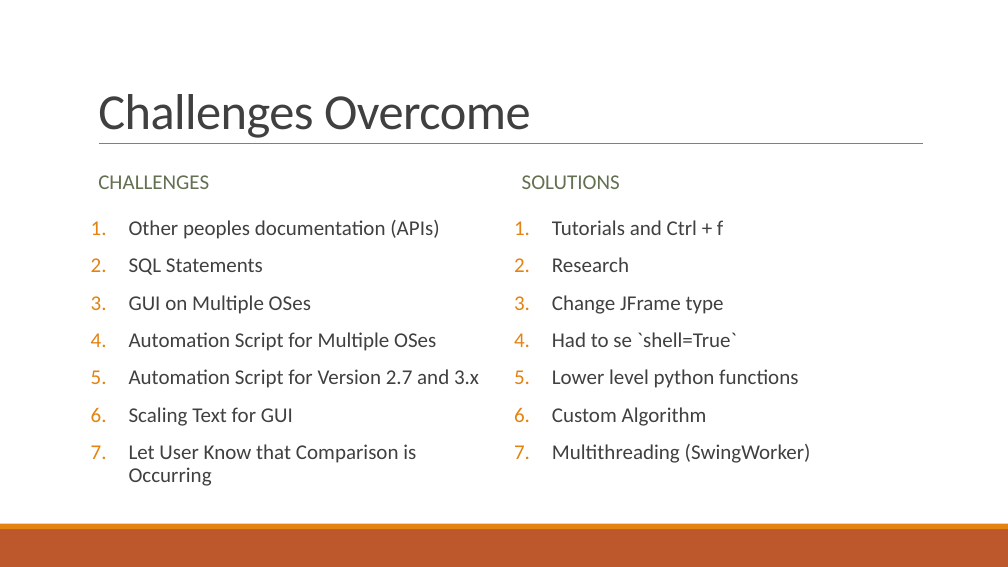
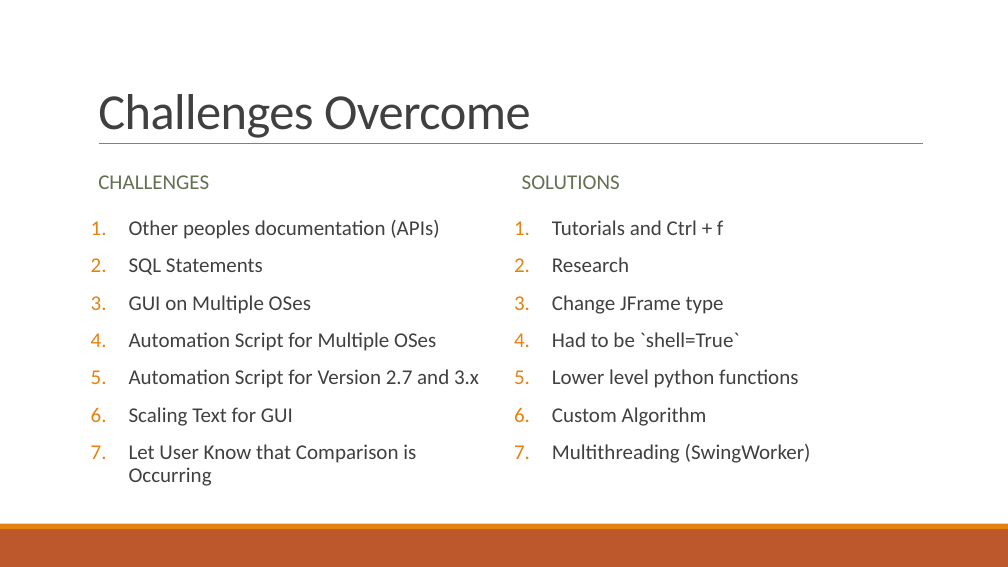
Before and after one commit to pjkaufman/Java_DiffChecker, a slide deck: slide 13 of UserGuides/DatabaseDifferenceCheckerDefense.pptx. Drawn at 1008x567 pixels with LibreOffice and Linux fonts; fonts in the diff are those of the drawing. Boxes give left, top, right and bottom in pixels: in the first picture for what was removed or moved away, otherwise in the second. Text is boxed around its words. In the diff, an @@ line names an element or a change of style, - is before the commit and + after.

Commit message:
removed a typo in the powerpoint

```diff
--- a/UserGuides/DatabaseDifferenceCheckerDefense.pptx
+++ b/UserGuides/DatabaseDifferenceCheckerDefense.pptx
@@ text at box(552, 332, 740, 347): text changed @@
-4. Had to se `shell=True`
+4. Had to be `shell=True`
```
Also in this commit, not shown: 1 other slide changed, 2 other files.
